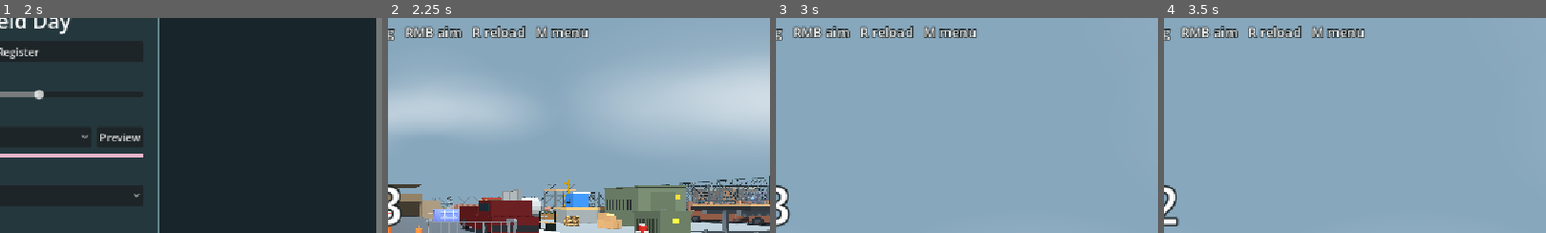
Above: before the commit, frames 1-4 (left to right).
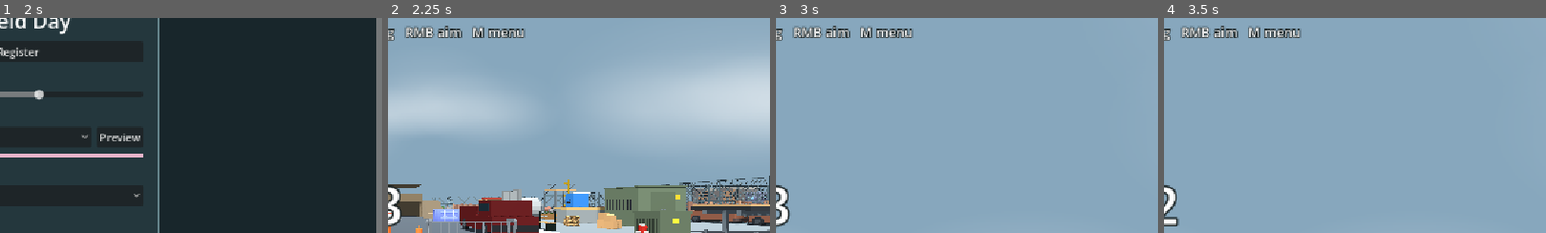
Above: after the commit, the same moments.

Repository: 302stang86/fdfd
Game: Godot game, scene res://menu.tscn
Two runs of this game, one before a commit and one after it. Both use one fixed random seed, a clock stepped at 60 frames per second and the inputs below.
Inputs (mouse positions are % of the whole screen's width and height, from its top left):
- Up to frame 1 (2 s): click "Normal" at 0.5 s; click "Normal" at 1.25 s
- Up to frame 2 (2.25 s): click "Play match" at 2 s
- Up to frame 3 (3 s): tap Enter at 2.75 s; move the mouse to (55, 50) at 2.77 s; hold W from 2.78 s (still down); tap R at 2.85 s; click (55, 50) at 2.92 s
- Up to frame 4 (3.5 s): keep holding W; tap Space at 3.02 s; tap E at 3.05 s
The pictures show only the part of the screen within x 50-100%, y 6-56%; the shares and areas given below are measured in that part.

Frame 1 is identical in both runs. In frame 2, 1.1% of the frame differs, in the area x 22-53%, y 3-10%; in frame 3, 1.1%; in frame 4, 1.1%.

Commit message:
Reload player markers automatically when empty

Diff:
--- a/arena.gd
+++ b/arena.gd
@@ -392,8 +392,6 @@
 			update_hud()
 		if event.keycode == KEY_ENTER and outcome != "":
 			start_match()
-		if event.keycode == KEY_R and countdown_left <= 0.0 and reload <= 0 and ammo < magazine_size() and outcome == "":
-			reload = 0.01 if cheats.get("fast_reload", false) else RELOAD_TIMES[marker_id]
 	if event is InputEventMouseButton and event.pressed and event.button_index == MOUSE_BUTTON_LEFT:
 		if Input.mouse_mode != Input.MOUSE_MODE_CAPTURED:
 			Input.mouse_mode = Input.MOUSE_MODE_CAPTURED
@@ -445,8 +443,6 @@
 		jump_held = touch.held("JUMP")
 		if touch.consume("FIRE"):
 			fire_requested = true
-		if touch.consume("RELOAD") and reload <= 0 and ammo < magazine_size():
-			reload = 0.01 if cheats.get("fast_reload", false) else RELOAD_TIMES[marker_id]
 		if touch.consume("USE"):
 			var door := nearest_door()
 			if door != null:
@@ -547,6 +543,8 @@
 		return
 	if not cheats.get("infinite_ammo", false):
 		ammo -= 1
+		if ammo == 0:
+			reload = 0.01 if cheats.get("fast_reload", false) else RELOAD_TIMES[marker_id]
 	cooldown = SHOT_INTERVALS[marker_id]
 	shot_audio.play()
 	marker_view.punch()
@@ -815,7 +813,7 @@
 	if timed_match:
 		var seconds := ceili(time_left)
 		summary = "%d:%02d   |   Hits: %d – %d" % [floori(seconds / 60.0), seconds % 60, team_hits[0], team_hits[1]]
-	var controls := "WASD move   Hold C crouch   Space jump   E door   LMB tag   RMB aim   R reload   M menu"
+	var controls := "WASD move   Hold C crouch   Space jump   E door   LMB tag   RMB aim   M menu"
 	if mobile_mode:
 		controls = "Left stick: move    Right stick: look"
 		if player.climbing:
--- a/menu.gd
+++ b/menu.gd
@@ -125,7 +125,7 @@
 	add_button("Create a map", open_editor)
 	add_button("Cheat mode", open_cheats)
 	add_button("How to play", func(): show_info("How to play",
-		"Click the arena to capture the mouse and start the countd …(166 unchanged characters)… use a nearby door.\n\nLeft-click to fire, hold right-click to steady the marker, and press R to reload. Tag every opponent to win. In team matches, teammates have teal diamonds. Timed matches last three minutes and count hits without elimination.\n\nFor mobile, turn on Mobile controls and rotate to landscape. Left stick moves, right stick looks, and labeled buttons handle firing, aiming, crouching, jumping, reloading, and doors.\n\nEsc releases the mous …(62 unchanged characters)…
+		"Click the arena to capture the mouse and start the countd …(166 unchanged characters)… use a nearby door.\n\nLeft-click to fire and hold right-click to steady the marker. Your marker reloads automatically when empty. Tag every opponent to win. In team matches, teammates have teal diamonds. Timed matches last three minutes and count hits without elimination.\n\nFor mobile, turn on Mobile controls and rotate to landscape. Left stick moves, right stick looks, and labeled buttons handle firing, aiming, crouching, jumping, and doors.\n\nEsc releases the mous …(62 unchanged characters)…
 
 func add_label(value: String) -> Label:
 	var label := Label.new()
--- a/touch_controls.gd
+++ b/touch_controls.gd
@@ -1,7 +1,7 @@
 extends Control
 
 const RADIUS := 49.0
-const ACTION_NAMES := ["FIRE", "AIM", "CROUCH", "JUMP", "RELOAD", "USE", "MENU"]
+const ACTION_NAMES := ["FIRE", "AIM", "CROUCH", "JUMP", "USE", "MENU"]
 
 var fingers := {}
 var sticks := {"move": Vector2.ZERO, "look": Vector2.ZERO}
@@ -13,9 +13,9 @@
 
 func button_center(index: int) -> Vector2:
 	var locations := [Vector2(-153, -58), Vector2(-73, -187), Vector2(-149, -118),
-		Vector2(-74, -250), Vector2(-157, -180), Vector2(-157, -243), Vector2(-48, 50)]
+		Vector2(-74, -250), Vector2(-157, -243), Vector2(-48, 50)]
 	var offset: Vector2 = locations[index]
-	return Vector2(size.x + offset.x, offset.y if index == 6 else size.y + offset.y)
+	return Vector2(size.x + offset.x, offset.y if ACTION_NAMES[index] == "MENU" else size.y + offset.y)
 
 func stick_center(name: String) -> Vector2:
 	return Vector2(84 if name == "move" else size.x - 67, size.y - 73)
